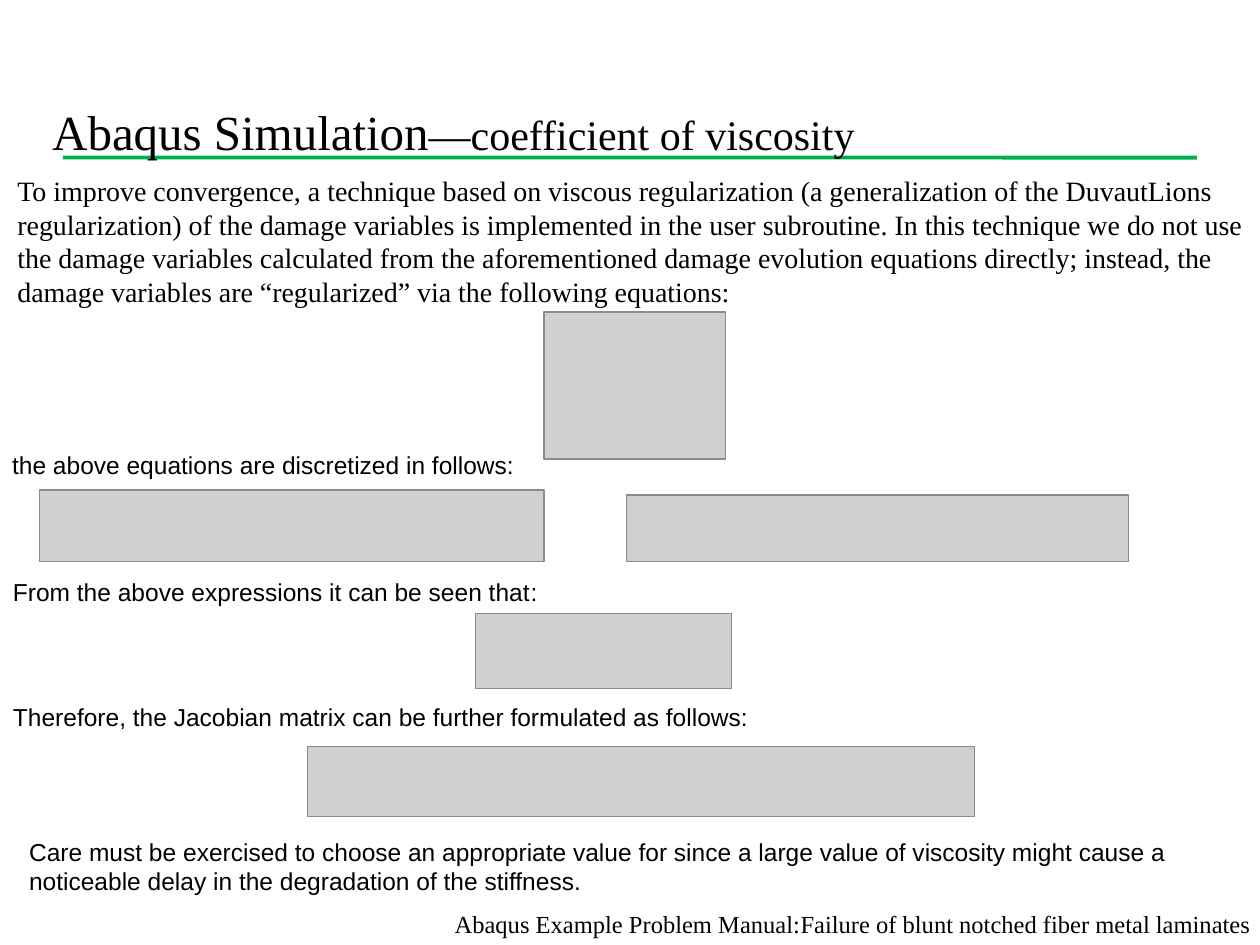
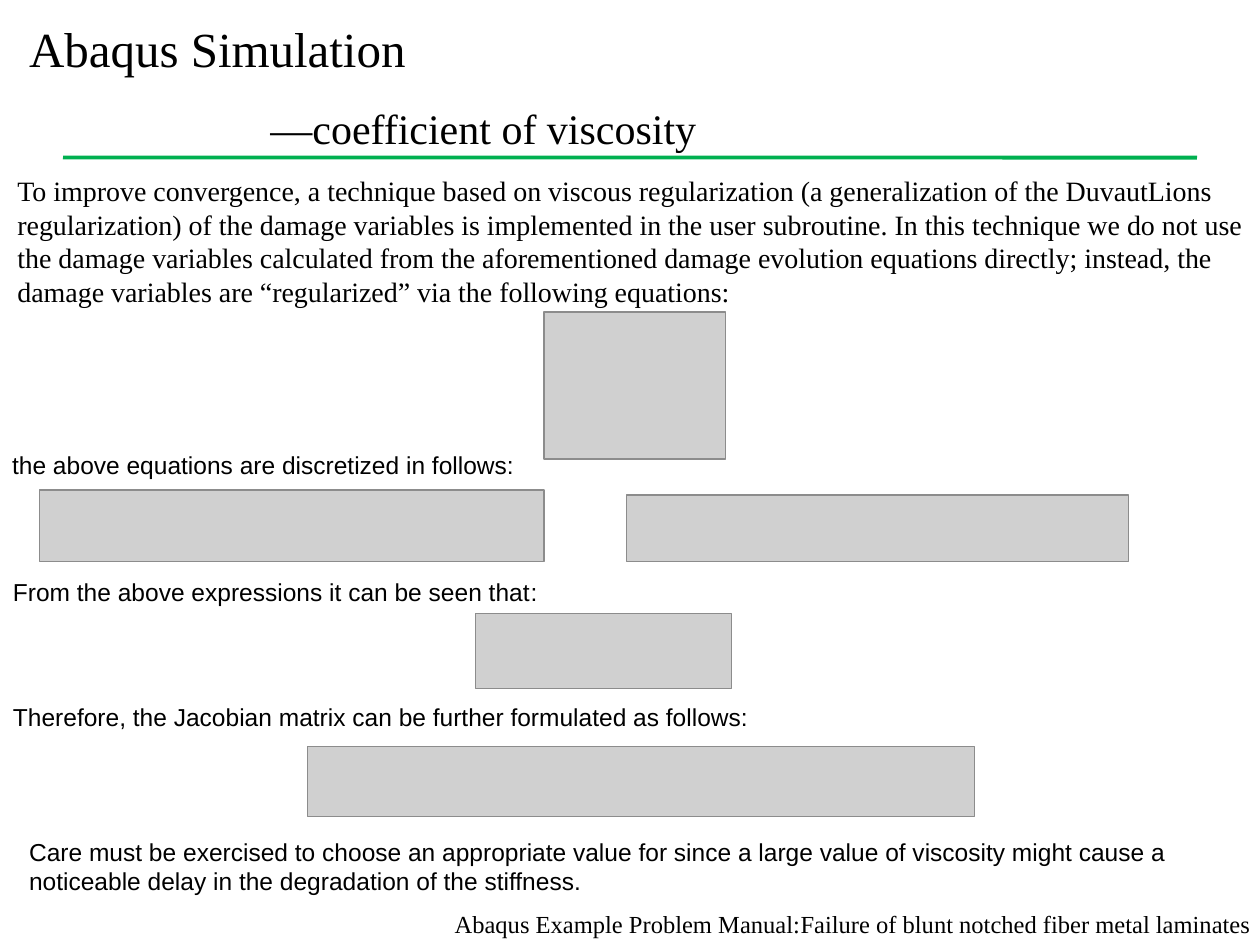
Before and after one commit to Chu2015/UMAThashinlinear4, a slide deck: slide 10 of 组会报告/组会20180110.pptx. Drawn at 1260x945 pixels with LibreOffice and Linux fonts; fonts in the diff are those of the drawing; grey boxes stand for pictures; background and template pictures are left out. Boxes give left, top, right and bottom in pixels: in the first picture for what was removed or moved away, otherwise in the second. Text is boxed around its words. In the diff, an @@ line names an element or a change of style, - is before the commit and + after.

```diff
--- a/组会报告/组会20180110.pptx
+++ b/组会报告/组会20180110.pptx
@@ text at <box>29,33,696,153</box>: text changed @@
-  Abaqus Simulation—coefficient of viscosity
+  Abaqus Simulation
+  —coefficient of viscosity
```
Also in this commit, not shown: 3 other slides changed, 1 slide added, 1 slide removed, 1 other file.
